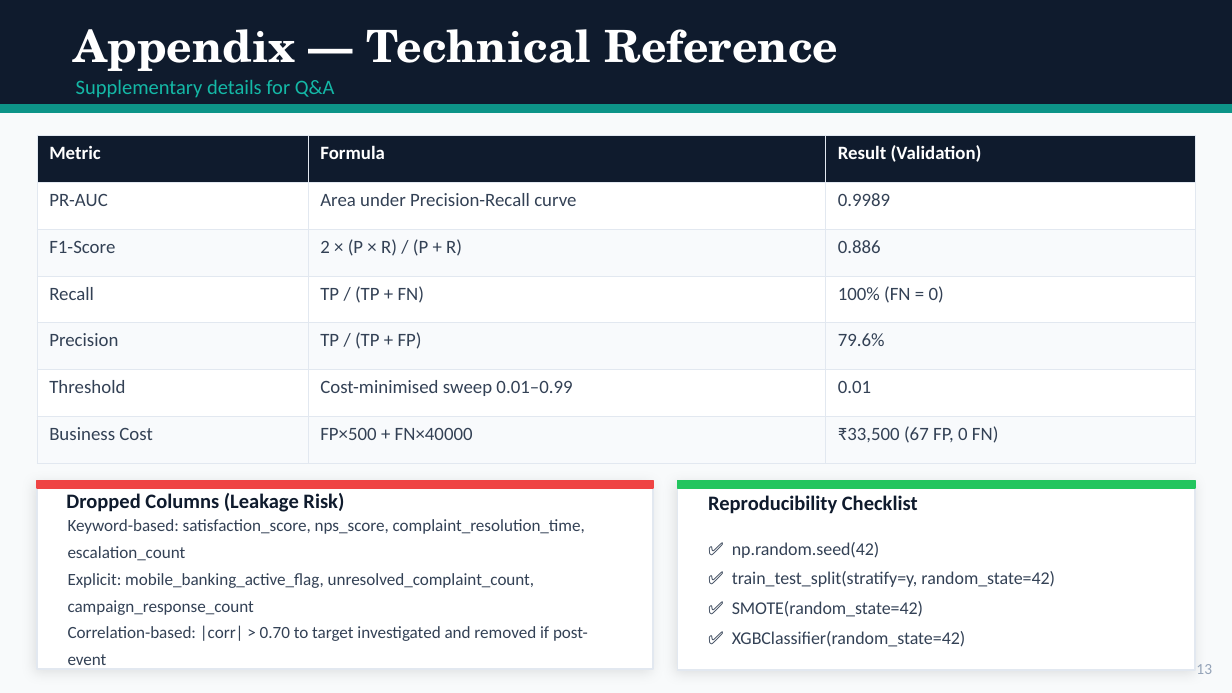
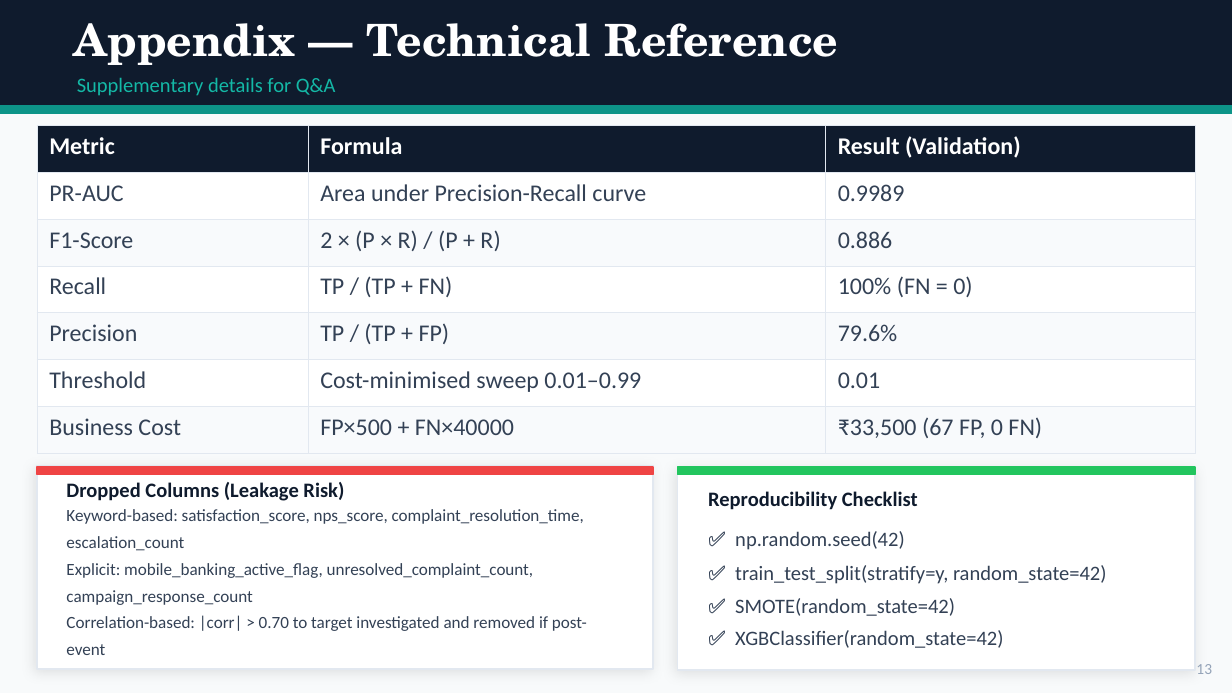
Before and after one commit to Atasii/churnzero26-banking-churn, a slide deck: slide 13 of ChurnZero_atasikolexi05_presentation.pptx. Drawn at 1232x693 pixels with LibreOffice and Linux fonts; fonts in the diff are those of the drawing. Boxes give left, top, right and bottom in pixels: in the first picture for what was removed or moved away, otherwise in the second. Text is boxed around its words. In the diff, an @@ line names an element or a change of style, - is before the commit and + after.

```diff
--- a/ChurnZero_atasikolexi05_presentation.pptx
+++ b/ChurnZero_atasikolexi05_presentation.pptx
@@ text "Appendix — Technical Reference": place and size @@
-text "Appendix — Technical Reference" at (74, 29, 838, 71)
+text "Appendix — Technical Reference" at (74, 23, 838, 65)
@@ table at (37, 126, 1195, 453) @@
@@ size 11 to 14 pt @@
@@ rectangle: place and size @@
-rectangle at (37, 480, 653, 669)
+rectangle at (37, 466, 653, 669)
@@ rectangle: place and size @@
-rectangle at (37, 480, 653, 488)
+rectangle at (37, 467, 653, 474)
@@ 3 texts, 1 table: place and size @@
-3 texts, 1 table at (37, 136, 1195, 665)
+3 texts, 1 table at (37, 126, 1195, 655)
@@ rectangle: place and size @@
-rectangle at (678, 480, 1195, 670)
+rectangle at (678, 468, 1195, 670)
@@ rectangle: place and size @@
-rectangle at (678, 480, 1195, 488)
+rectangle at (678, 467, 1195, 474)
@@ text "Reproducibility Checklist": place and size @@
-text "Reproducibility Checklist" at (708, 495, 918, 514)
+text "Reproducibility Checklist" at (708, 491, 918, 510)
@@ size 10.5 to 12 pt in 4 elements at (735, 630, 1003, 648), (735, 598, 955, 616), (735, 565, 1107, 584), (735, 531, 904, 550) @@
```
Also in this commit, not shown: 11 other slides changed, 1 other file.
